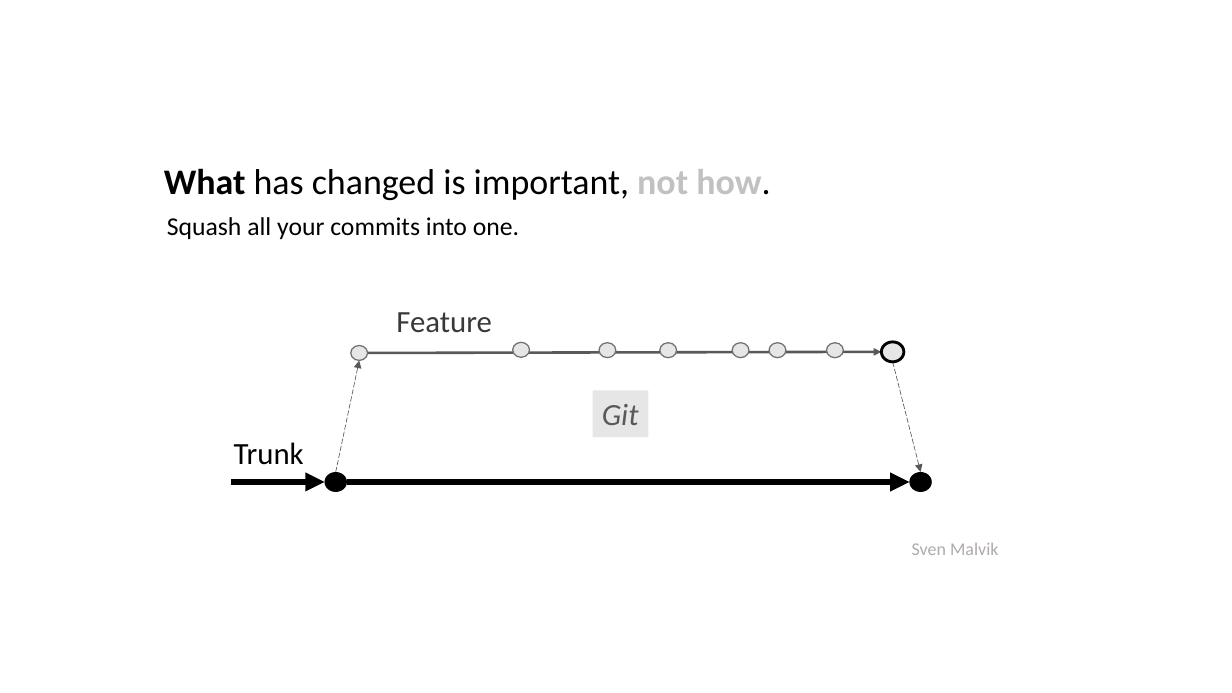
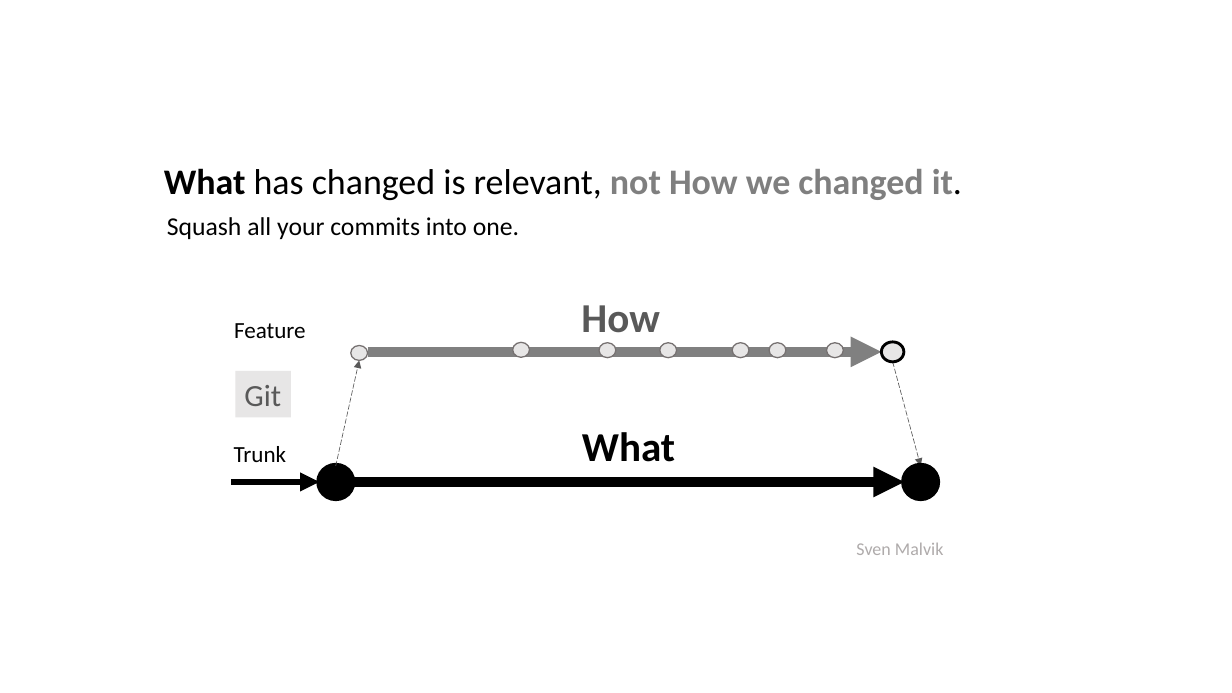
Before and after one commit to svenmalvik/insights, a slide deck: slide 1 of git/squash.pptx. Drawn at 1232x693 pixels with LibreOffice and Linux fonts; fonts in the diff are those of the drawing. Boxes give left, top, right and bottom in pixels: in the first picture for what was removed or moved away, otherwise in the second. Text is boxed around its words. In the diff, an @@ line names an element or a change of style, - is before the commit and + after.

```diff
--- a/git/squash.pptx
+++ b/git/squash.pptx
@@ text at bbox=[164, 168, 962, 200]: text changed @@
-What has changed is important, not how.
+What has changed is relevant, not How we changed it.
@@ text "Feature": place and size @@
-text "Feature" at bbox=[396, 312, 492, 333]
+text "Feature" at bbox=[234, 323, 306, 338]
@@ text "Feature" at bbox=[234, 323, 306, 338]: size 24 to 18 pt, text colour #3B3838 to #000000 @@
@@ text added at bbox=[581, 305, 660, 333], 32 pt, text #595959, bold @@
+How
@@ arrow (368, 352) - (882, 352): stroke #595959 2 pt to #808080 8 pt @@
@@ rectangle "Git": place and size @@
-rectangle "Git" at bbox=[593, 391, 649, 437]
+rectangle "Git" at bbox=[236, 371, 291, 417]
@@ rectangle "Git" at bbox=[236, 371, 291, 417]: italic off @@
@@ arrow moved from (335, 472) - (360, 360) to (335, 466) - (360, 360) @@
@@ arrow moved from (893, 362) - (921, 472) to (893, 362) - (921, 466) @@
@@ text "Trunk" at bbox=[234, 446, 287, 462]: size 24 to 18 pt @@
@@ text added at bbox=[582, 432, 675, 462], 32 pt, text #000000, bold @@
+What
@@ ellipse at bbox=[320, 466, 353, 498]: outline none to #000000 4.75 pt @@
@@ ellipse: place and size @@
-ellipse at bbox=[324, 472, 347, 493]
+ellipse at bbox=[320, 466, 353, 498]
@@ ellipse: place and size @@
-ellipse at bbox=[909, 472, 932, 493]
+ellipse at bbox=[905, 466, 938, 498]
@@ ellipse at bbox=[905, 466, 938, 498]: outline none to #000000 4.75 pt @@
@@ arrow moved from (231, 482) - (324, 482) to (231, 482) - (320, 482) @@
@@ arrow moved from (348, 482) - (909, 482) to (352, 482) - (905, 482) @@
@@ arrow (352, 482) - (905, 482): stroke #000000 5 pt to #000000 8 pt @@
@@ text "Sven Malvik": place and size @@
-text "Sven Malvik" at bbox=[912, 543, 999, 555]
+text "Sven Malvik" at bbox=[856, 543, 944, 555]
```
Also in this commit, not shown: 3 other files.
